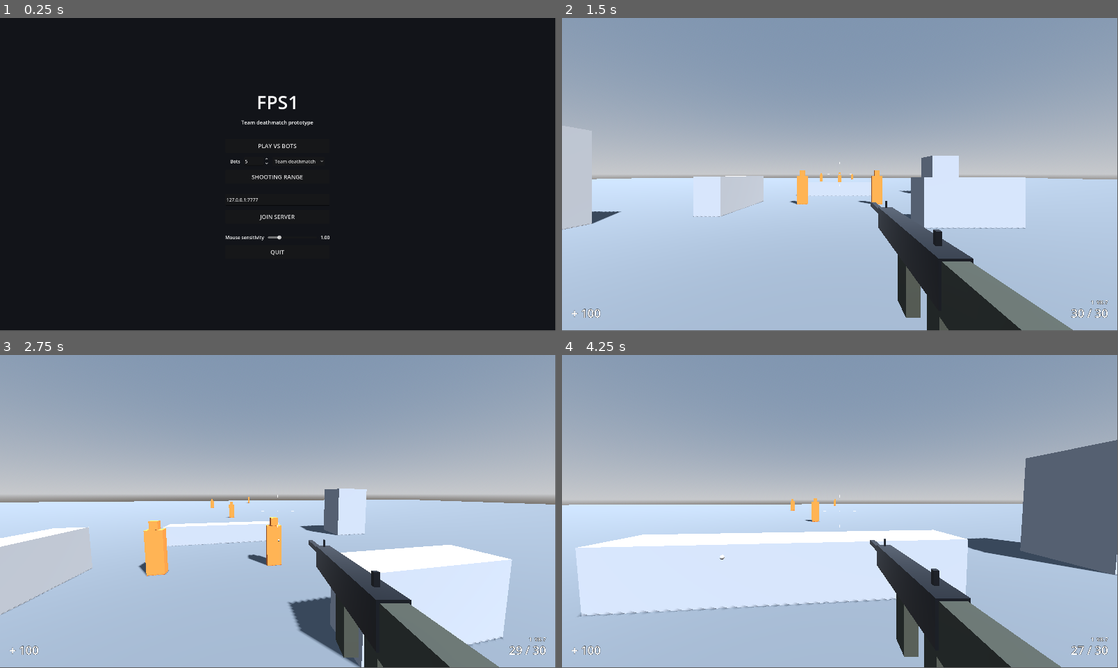
Above: before the commit, frames 1-4 (two rows, left to right).
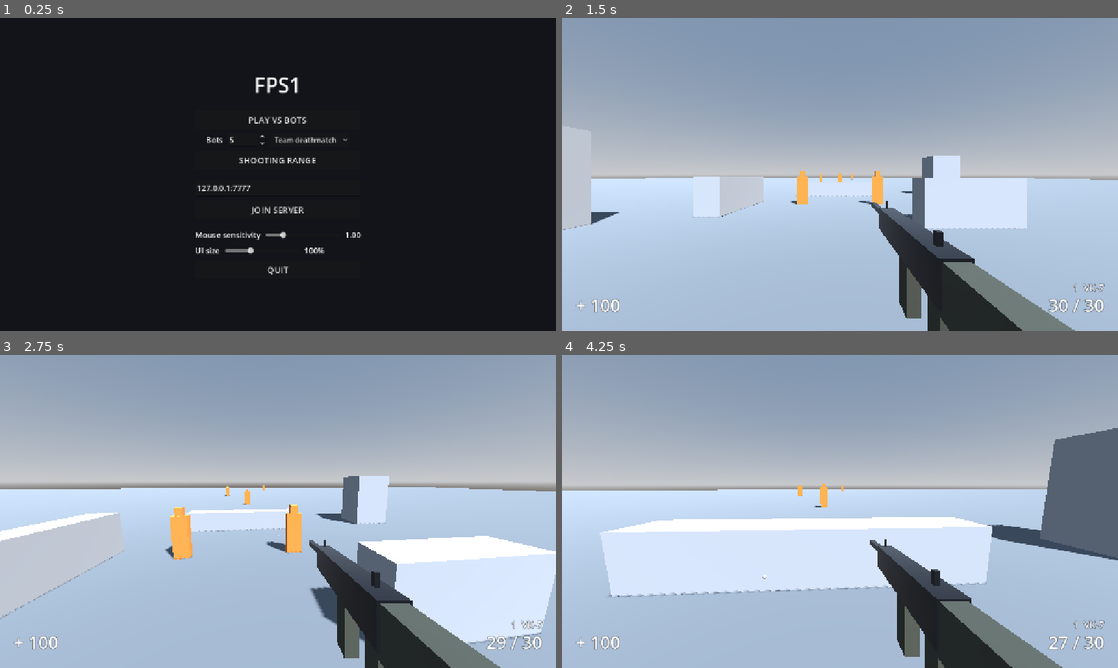
Above: after the commit, the same moments.

Repository: kosj/fps1
Game: Godot game, scene res://game/main.tscn
Two runs of this game, one before a commit and one after it. Both use one fixed random seed, a clock stepped at 60 frames per second and the inputs below.
Inputs (mouse positions are in pixels of both pictures, inside the frame that each line leads up to):
- Up to frame 1 (0.25 s): no input
- Up to frame 2 (1.5 s): click "SHOOTING RANGE" at 0.5 s; click "RESUME" at 1.25 s
- Up to frame 3 (2.75 s): tap Enter at 2 s; move the mouse to (305, 508) at 2.02 s; hold W (move_forward) from 2.03 s (still down); right-click (305, 508) at 2.1 s; click (305, 508) at 2.17 s; tap Space (jump) at 2.27, 2.57 s; tap Ctrl (crouch) at 2.3 s
- Up to frame 4 (4.25 s): keep holding W (move_forward); move the mouse to (812, 511) at 2.77 s; tap Ctrl (crouch) at 2.85 s; tap Space (jump) at 3.02, 3.32 s; click (812, 511) at 3.05 s; move the mouse to (851, 505) at 3.52 s; click (851, 505) at 3.6 s; tap Shift (sprint) at 3.8 s
In our replay, the window is 799x449 before the commit and 800x450 after it. These sizes can differ from the game's own. Grey fills any space a smaller window leaves; there, only what the larger window draws over its background counts as a difference.

The runs differ from the first frame. In frame 1, 1.9% of the frame differs, in the area x 35-65%, y 18-82%; in frame 2, 1.4%; in frame 3, 17%; in frame 4, 18%, in the area x 0-100%, y 0-100%.

Commit message:
UI 크기: 창에 맞춰 확대, 글자 키우기, 크기 조절 슬라이더 (#7)
* UI: scale with the window, larger text, UI size setting

The UI was drawn in raw pixels, so it became tiny on high-resolution
and high-DPI screens. The base resolution is now 1280x720 with
canvas_items stretching: 1.5x at 1080p, 3x at 4K, while the 3D view
still renders at the window resolution. Small labels are larger, and
a UI size slider (80-140%) is in the main and pause menus.

Co-Authored-By: Claude Fable 5.2 <noreply@anthropic.com>
Claude-Session: https://claude.ai/code/session_01AU5XTYvP8kqhP5guiFZ1PH

* Session: move test expectation checks into session_report.gd

Keeps game_session.gd under the lint file-length limit.

Co-Authored-By: Claude Fable 5.2 <noreply@anthropic.com>
Claude-Session: https://claude.ai/code/session_01AU5XTYvP8kqhP5guiFZ1PH

---------

Co-authored-by: Claude <noreply@anthropic.com>

Diff:
--- a/game/core/settings.gd
+++ b/game/core/settings.gd
@@ -6,6 +6,9 @@
 const BOT_COUNT := "match/bots"
 const SERVER_ADDRESS := "match/server_address"
 const GAME_MODE := "match/mode"
+const UI_SCALE := "ui/scale"
+const MIN_UI_SCALE := 0.8
+const MAX_UI_SCALE := 1.4
 const MIN_SENSITIVITY := 0.2
 const MAX_SENSITIVITY := 4.0
 
@@ -27,5 +30,9 @@
 	config.save(PATH)
 
 
+static func ui_scale() -> float:
+	return clampf(float(read(UI_SCALE, 1.0)), MIN_UI_SCALE, MAX_UI_SCALE)
+
+
 static func sensitivity() -> float:
 	return clampf(float(read(SENSITIVITY, 1.0)), MIN_SENSITIVITY, MAX_SENSITIVITY)
--- a/game/net/game_session.gd
+++ b/game/net/game_session.gd
@@ -33,6 +33,8 @@
 const CombatBot := preload("res://game/bots/combat_bot.gd")
 const Domination := preload("res://game/match/domination.gd")
 const ZoneMarker := preload("res://game/match/zone_marker.gd")
+const Settings := preload("res://game/core/settings.gd")
+const SessionReport := preload("res://game/net/session_report.gd")
 const MainMenu := preload("res://game/ui/main_menu.gd")
 const PauseMenu := preload("res://game/ui/pause_menu.gd")
 ## 이 인자가 하나라도 있으면 메뉴 없이 바로 시작한다(서버, 자동 테스트, 웹 주소창 접속).
@@ -111,6 +113,7 @@
 
 
 func _ready() -> void:
+	get_tree().root.content_scale_factor = Settings.ui_scale()
 	_parse_args()
 	_exit_after = float(_args.get("exit-after", "0"))
 	_lag_comp = not _args.has("no-lagcomp")
@@ -950,49 +953,12 @@
 	_exit_after = 0.0
 	if _remote_max_x > _remote_min_x:
 		stats["remote_travel"] = _remote_max_x - _remote_min_x
-	var failures := PackedStringArray()
-	if mode == Mode.CLIENT:
-		if not stats["connected"]:
-			failures.append("never connected")
-		if int(stats["snapshots"]) < 30:
-			failures.append("received only %d snapshots" % int(stats["snapshots"]))
-	if _args.has("expect-players"):
-		var wanted := int(_args["expect-players"])
-		if int(stats["peak_players"]) < wanted:
-			failures.append("expected %d players, saw %d" % [wanted, int(stats["peak_players"])])
-	if _args.has("expect-kills"):
-		var wanted_kills := int(_args["expect-kills"])
-		if int(stats["total_kills"]) < wanted_kills:
-			failures.append("expected %d kills, saw %d" % [wanted_kills, int(stats["total_kills"])])
-	if _args.has("expect-zone-captures"):
-		var wanted_captures := int(_args["expect-zone-captures"])
-		if int(stats["zone_captures"]) < wanted_captures:
-			failures.append(
-				"expected %d zone captures, saw %d" % [wanted_captures, int(stats["zone_captures"])]
-			)
-	if _args.has("max-corrections"):
-		var allowed := int(_args["max-corrections"])
-		if int(stats["corrections"]) > allowed:
-			failures.append("%d prediction corrections (limit %d)" % [stats["corrections"], allowed])
-	if _args.has("expect-hit-ratio"):
-		var wanted_ratio := float(_args["expect-hit-ratio"])
-		var shots := int(stats["shots"])
-		var ratio := float(stats["hits"]) / maxf(float(shots), 1.0)
-		if shots < 10 or ratio < wanted_ratio:
-			failures.append("hit ratio %.2f over %d shots (wanted %.2f)" % [ratio, shots, wanted_ratio])
-	if _args.has("max-hit-ratio"):
-		var limit := float(_args["max-hit-ratio"])
-		var ratio := float(stats["hits"]) / maxf(float(stats["shots"]), 1.0)
-		if ratio > limit:
-			failures.append("hit ratio %.2f is above %.2f" % [ratio, limit])
-	if _args.has("expect-remote-moving") and float(stats["remote_travel"]) < 2.0:
-		failures.append("remote player moved only %.2f m on screen" % float(stats["remote_travel"]))
-
 	var role := "local"
 	if mode == Mode.SERVER:
 		role = "server"
 	elif mode == Mode.CLIENT:
 		role = "client:%s" % str(_args.get("bot", "human"))
+	var failures := SessionReport.check(mode == Mode.CLIENT, _args, stats)
 	print("NETSTATS %s %s" % [role, JSON.stringify(stats)])
 	for failure in failures:
 		printerr("NETTEST FAIL %s: %s" % [role, failure])
--- /dev/null
+++ b/game/net/session_report.gd
@@ -0,0 +1,48 @@
+extends RefCounted
+## 자동 테스트용 검증. 세션 통계가 명령줄의 --expect 조건을 만족하는지 확인한다.
+
+
+## 만족하지 못한 조건의 설명 목록을 돌려준다. 비어 있으면 통과.
+static func check(is_client: bool, args: Dictionary, stats: Dictionary) -> PackedStringArray:
+	var failures := PackedStringArray()
+	if is_client:
+		if not stats["connected"]:
+			failures.append("never connected")
+		if int(stats["snapshots"]) < 30:
+			failures.append("received only %d snapshots" % int(stats["snapshots"]))
+	_at_least(failures, args, stats, "expect-players", "peak_players", "players")
+	_at_least(failures, args, stats, "expect-kills", "total_kills", "kills")
+	_at_least(failures, args, stats, "expect-zone-captures", "zone_captures", "zone captures")
+	if args.has("max-corrections"):
+		var allowed := int(args["max-corrections"])
+		if int(stats["corrections"]) > allowed:
+			failures.append(
+				"%d prediction corrections (limit %d)" % [int(stats["corrections"]), allowed]
+			)
+	var shots := int(stats["shots"])
+	var ratio := float(stats["hits"]) / maxf(float(shots), 1.0)
+	if args.has("expect-hit-ratio"):
+		var wanted_ratio := float(args["expect-hit-ratio"])
+		if shots < 10 or ratio < wanted_ratio:
+			failures.append(
+				"hit ratio %.2f over %d shots (wanted %.2f)" % [ratio, shots, wanted_ratio]
+			)
+	if args.has("max-hit-ratio") and ratio > float(args["max-hit-ratio"]):
+		failures.append("hit ratio %.2f is above %.2f" % [ratio, float(args["max-hit-ratio"])])
+	if args.has("expect-remote-moving") and float(stats["remote_travel"]) < 2.0:
+		failures.append(
+			"remote player moved only %.2f m on screen" % float(stats["remote_travel"])
+		)
+	return failures
+
+
+static func _at_least(
+	failures: PackedStringArray, args: Dictionary, stats: Dictionary,
+	arg: String, stat: String, what: String
+) -> void:
+	if not args.has(arg):
+		return
+	var wanted := int(args[arg])
+	var seen := int(stats[stat])
+	if seen < wanted:
+		failures.append("expected %d %s, saw %d" % [wanted, what, seen])
--- a/game/ui/hud.gd
+++ b/game/ui/hud.gd
@@ -41,12 +41,12 @@
 
 	_ammo_label = _make_label(root, 40, Control.PRESET_BOTTOM_RIGHT)
 	_ammo_label.offset_bottom = -MARGIN
-	_weapon_label = _make_label(root, 18, Control.PRESET_BOTTOM_RIGHT)
+	_weapon_label = _make_label(root, 22, Control.PRESET_BOTTOM_RIGHT)
 	_weapon_label.offset_bottom = -MARGIN - 52
 	_health_label = _make_label(root, 40, Control.PRESET_BOTTOM_LEFT)
 	_health_label.offset_bottom = -MARGIN
 	_health_label.offset_left = MARGIN
-	_score_label = _make_label(root, 20, Control.PRESET_CENTER_TOP)
+	_score_label = _make_label(root, 24, Control.PRESET_CENTER_TOP)
 	_score_label.offset_top = MARGIN
 	_score_label.offset_bottom = MARGIN + 28
 	_message_label = _make_label(root, 44, Control.PRESET_CENTER)
@@ -55,7 +55,7 @@
 	_zone_row = HBoxContainer.new()
 	_zone_row.set_anchors_preset(Control.PRESET_CENTER_TOP)
 	_zone_row.grow_horizontal = Control.GROW_DIRECTION_BOTH
-	_zone_row.offset_top = MARGIN + 34
+	_zone_row.offset_top = MARGIN + 38
 	_zone_row.add_theme_constant_override("separation", 28)
 	_zone_row.mouse_filter = Control.MOUSE_FILTER_IGNORE
 	root.add_child(_zone_row)
@@ -66,10 +66,10 @@
 	_feed.offset_right = -MARGIN
 	_feed.mouse_filter = Control.MOUSE_FILTER_IGNORE
 	root.add_child(_feed)
-	_notice_label = _make_label(root, 20, Control.PRESET_CENTER)
+	_notice_label = _make_label(root, 24, Control.PRESET_CENTER)
 	_notice_label.offset_top = 110
 	_notice_label.offset_bottom = 140
-	_status_label = _make_label(root, 20, Control.PRESET_CENTER)
+	_status_label = _make_label(root, 24, Control.PRESET_CENTER)
 	_status_label.offset_top = 60
 	_status_label.offset_bottom = 90
 	_hint_label = _make_label(root, 22, Control.PRESET_CENTER)
@@ -124,7 +124,7 @@
 	label.text = text
 	label.modulate = color
 	label.horizontal_alignment = HORIZONTAL_ALIGNMENT_RIGHT
-	label.add_theme_font_size_override("font_size", 18)
+	label.add_theme_font_size_override("font_size", 22)
 	label.add_theme_color_override("font_outline_color", Color(0.0, 0.0, 0.0, 0.8))
 	label.add_theme_constant_override("outline_size", 4)
 	label.set_meta("left", FEED_TIME)
--- a/game/ui/main_menu.gd
+++ b/game/ui/main_menu.gd
@@ -19,9 +19,8 @@
 func _ready() -> void:
 	layer = 20
 	var column := MenuKit.centered_column(self, Color(0.07, 0.08, 0.1, 1.0))
-	column.add_child(MenuKit.label("FPS1", 64))
-	column.add_child(MenuKit.label("Team deathmatch prototype", 18))
-	column.add_child(_spacer(16.0))
+	column.add_child(MenuKit.label("FPS1", 48))
+	column.add_child(_spacer(6.0))
 
 	play_button = MenuKit.button("PLAY VS BOTS")
 	play_button.pressed.connect(_on_play)
@@ -30,7 +29,7 @@
 	var bots_row := HBoxContainer.new()
 	bots_row.alignment = BoxContainer.ALIGNMENT_CENTER
 	bots_row.add_theme_constant_override("separation", 12)
-	bots_row.add_child(MenuKit.label("Bots", 16))
+	bots_row.add_child(MenuKit.label("Bots", 18))
 	bot_count = SpinBox.new()
 	bot_count.min_value = 1
 	bot_count.max_value = 11
@@ -46,19 +45,21 @@
 	range_button = MenuKit.button("SHOOTING RANGE")
 	range_button.pressed.connect(func() -> void: start_requested.emit("range", {}))
 	column.add_child(range_button)
-	column.add_child(_spacer(8.0))
+	column.add_child(_spacer(4.0))
 
 	address_edit = LineEdit.new()
 	address_edit.text = str(Settings.read(Settings.SERVER_ADDRESS, DEFAULT_ADDRESS))
 	address_edit.placeholder_text = "host:port or wss://address"
-	address_edit.custom_minimum_size = Vector2(320.0, 40.0)
+	address_edit.custom_minimum_size = Vector2(320.0, 38.0)
+	address_edit.add_theme_font_size_override("font_size", 18)
 	column.add_child(address_edit)
 	join_button = MenuKit.button("JOIN SERVER")
 	join_button.pressed.connect(_on_join)
 	column.add_child(join_button)
-	column.add_child(_spacer(8.0))
+	column.add_child(_spacer(4.0))
 
 	column.add_child(MenuKit.sensitivity_row(Callable()))
+	column.add_child(MenuKit.ui_scale_row(get_tree()))
 	if not OS.has_feature("web"):
 		var quit_button := MenuKit.button("QUIT")
 		quit_button.pressed.connect(func() -> void: get_tree().quit())
--- a/game/ui/menu_kit.gd
+++ b/game/ui/menu_kit.gd
@@ -15,7 +15,7 @@
 static func button(text: String) -> Button:
 	var node := Button.new()
 	node.text = text
-	node.custom_minimum_size = Vector2(320.0, 48.0)
+	node.custom_minimum_size = Vector2(320.0, 42.0)
 	node.add_theme_font_size_override("font_size", 20)
 	return node
 
@@ -30,7 +30,7 @@
 	center.set_anchors_preset(Control.PRESET_FULL_RECT)
 	shade.add_child(center)
 	var column := VBoxContainer.new()
-	column.add_theme_constant_override("separation", 14)
+	column.add_theme_constant_override("separation", 10)
 	center.add_child(column)
 	return column
 
@@ -39,7 +39,7 @@
 static func sensitivity_row(on_change: Callable) -> HBoxContainer:
 	var row := HBoxContainer.new()
 	row.add_theme_constant_override("separation", 12)
-	var caption := label("Mouse sensitivity", 16)
+	var caption := label("Mouse sensitivity", 18)
 	row.add_child(caption)
 	var slider := HSlider.new()
 	slider.min_value = Settings.MIN_SENSITIVITY
@@ -49,7 +49,7 @@
 	slider.custom_minimum_size = Vector2(170.0, 24.0)
 	slider.size_flags_vertical = Control.SIZE_SHRINK_CENTER
 	row.add_child(slider)
-	var readout := label("%.2f" % slider.value, 16)
+	var readout := label("%.2f" % slider.value, 18)
 	row.add_child(readout)
 	slider.value_changed.connect(
 		func(value: float) -> void: _apply_sensitivity(value, readout, on_change)
@@ -57,6 +57,33 @@
 	return row
 
 
+## 화면 글자와 버튼 크기를 조절하는 슬라이더 한 줄. 바꾸는 즉시 전체 UI에 적용하고 저장한다.
+static func ui_scale_row(tree: SceneTree) -> HBoxContainer:
+	var row := HBoxContainer.new()
+	row.add_theme_constant_override("separation", 12)
+	row.add_child(label("UI size", 18))
+	var slider := HSlider.new()
+	slider.min_value = Settings.MIN_UI_SCALE
+	slider.max_value = Settings.MAX_UI_SCALE
+	slider.step = 0.05
+	slider.value = Settings.ui_scale()
+	slider.custom_minimum_size = Vector2(170.0, 24.0)
+	slider.size_flags_vertical = Control.SIZE_SHRINK_CENTER
+	row.add_child(slider)
+	var readout := label("%d%%" % int(round(slider.value * 100.0)), 18)
+	row.add_child(readout)
+	slider.value_changed.connect(
+		func(value: float) -> void: _apply_ui_scale(value, readout, tree)
+	)
+	return row
+
+
+static func _apply_ui_scale(value: float, readout: Label, tree: SceneTree) -> void:
+	readout.text = "%d%%" % int(round(value * 100.0))
+	Settings.write(Settings.UI_SCALE, value)
+	tree.root.content_scale_factor = value
+
+
 static func _apply_sensitivity(value: float, readout: Label, on_change: Callable) -> void:
 	readout.text = "%.2f" % value
 	Settings.write(Settings.SENSITIVITY, value)
--- a/game/ui/pause_menu.gd
+++ b/game/ui/pause_menu.gd
@@ -22,10 +22,10 @@
 	column.add_child(
 		MenuKit.sensitivity_row(func(value: float) -> void: sensitivity_changed.emit(value))
 	)
-	column.add_child(
-		MenuKit.label("WASD move   Shift sprint   Ctrl crouch / slide   Space jump / mantle", 14)
-	)
-	column.add_child(MenuKit.label("LMB fire   RMB aim   R reload   1-4 or wheel weapons", 14))
+	column.add_child(MenuKit.ui_scale_row(get_tree()))
+	column.add_child(MenuKit.label("WASD move    Shift sprint    Ctrl crouch / slide", 18))
+	column.add_child(MenuKit.label("Space jump / mantle    R reload", 18))
+	column.add_child(MenuKit.label("LMB fire    RMB aim    1-4 or wheel: weapons", 18))
 	menu_button = MenuKit.button("MAIN MENU")
 	menu_button.pressed.connect(func() -> void: menu_requested.emit())
 	column.add_child(menu_button)
--- a/project.godot
+++ b/project.godot
@@ -21,8 +21,12 @@
 
 [display]
 
-window/size/viewport_width=1920
-window/size/viewport_height=1080
+window/size/viewport_width=1280
+window/size/viewport_height=720
+window/size/window_width_override=1920
+window/size/window_height_override=1080
+window/stretch/mode="canvas_items"
+window/stretch/aspect="expand"
 
 [physics]
 
